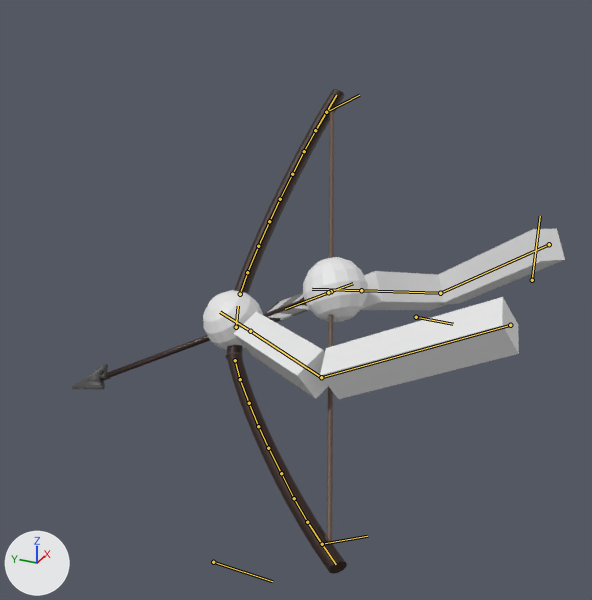
What one commit did to the Blender file Assets/Models/Arms (Bow).blend.
One viewpoint serves both versions: a 50 mm camera at (-21.26, -2.57, 8.74) aimed at (0.56, 7.25, -2.17). The axes (+X, +Y, +Z) are drawn at lower left. The lights are the same throughout. Both versions are drawn at frame 1 of the action 'Draw'; the numbers are the values there. The bones that bend it are drawn over the model as lines.
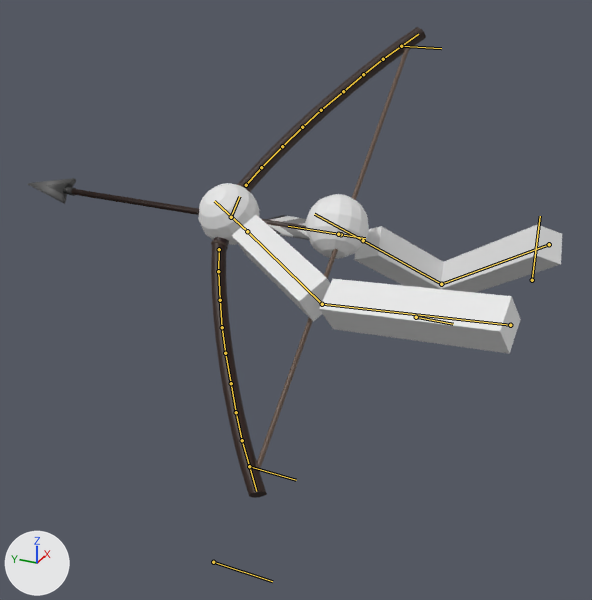
Boxes (x1, y1, x2, y2) around the edits, measured in the pictures (592 x 600 px):
'Cube', posed
    before: (203, 228, 565, 399)
    after: (198, 183, 562, 354)
'Cylinder', posed (77% wider)
    before: (226, 89, 347, 574)
    after: (211, 27, 426, 498)
'Cube.001', posed (18% wider, 35% shorter)
    before: (71, 293, 310, 389)
    after: (28, 178, 310, 240)
'Cylinder.001', posed
    before: (327, 109, 334, 542)
    after: (257, 47, 410, 469)
bone 'Bow Handle', root to tip
    before: (236, 327) to (238, 306)
    after: (231, 217) to (239, 196)

The change, as a list of edits to the scene's bpy script:
```text
Change bone_bow_handle:
    where bone_bow_handle = bpy.data.objects['Armature.002'].pose.bones['Bow Handle']
    bone_bow_handle.location: (0.01, -3.29, 9.28) -> (0.98, 0.14, 8.7)
    bone_bow_handle.rotation_quaternion: (0.876, -0.231, -0.108, -0.41) -> (0.906, 0.005, 0.002, -0.424)  # degrees (-20, -22, -46) -> degrees (0, 0, -50)
```
